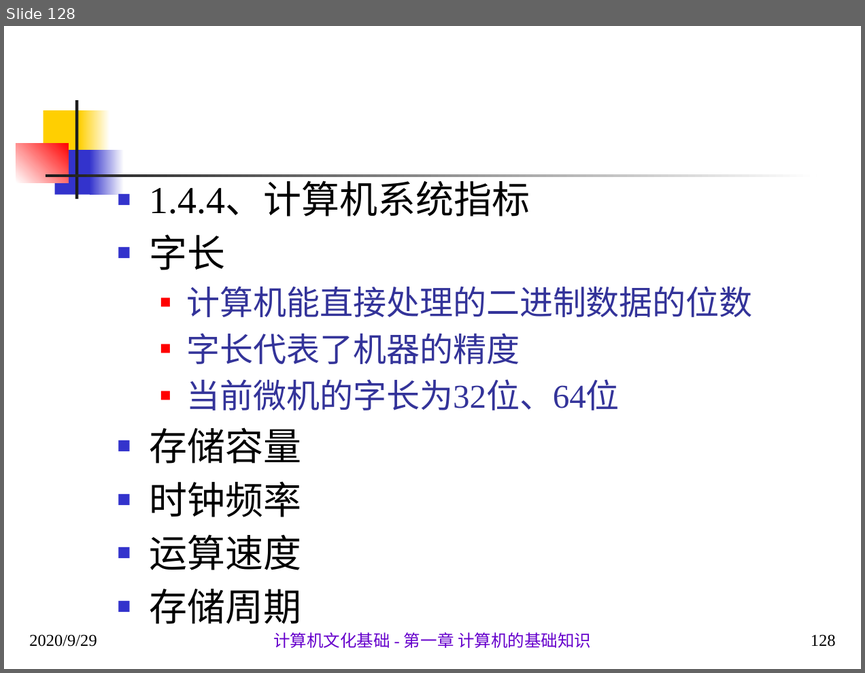
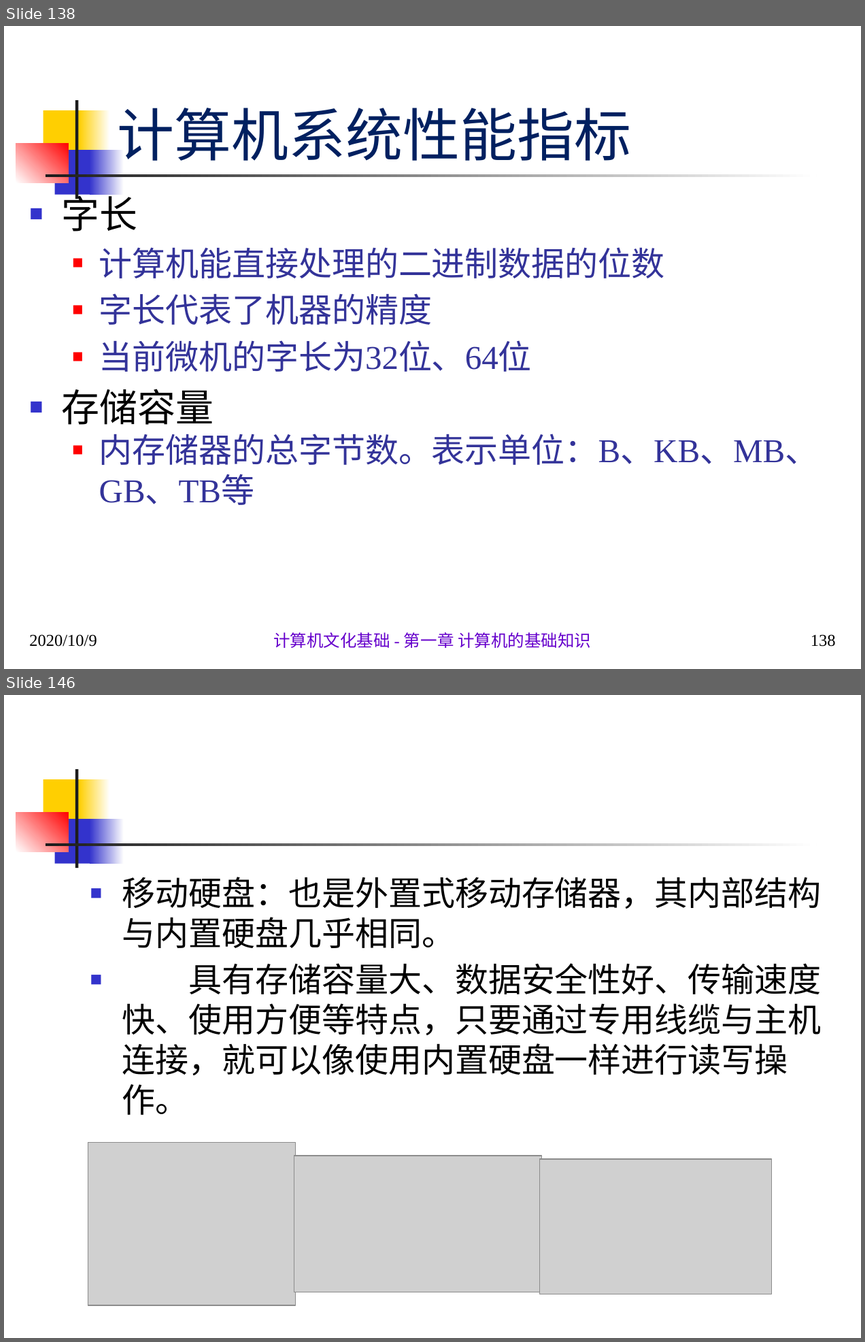
Before and after one commit to sans123wx/class, a slide deck: 计算机应用基础/第1章计算机基础/第1.1章 计算机概述 .pptx. Shown one above the other, each under a label of ours: slide 128 before the commit, slides 138 and 146 after it; the slides between them are not shown. The pictures are 865x673 and 865x1342 pixels, drawn with LibreOffice and Linux fonts; fonts in the diff are those of the drawing; grey boxes stand for pictures. Boxes give left, top, right and bottom in pixels: in the first picture for what was removed or moved away, otherwise in the second. Text is boxed around its words. In the diff, an @@ line names an element or a change of style, - is before the commit and + after.

```diff
--- a/计算机应用基础/第1章计算机基础/第1.1章 计算机概述 .pptx
+++ b/计算机应用基础/第1章计算机基础/第1.1章 计算机概述 .pptx
@@ slide 146 added at bbox=[4, 695, 861, 1338], background #FFFFFF; not listed: 7 template elements that a slide beside it also shows @@
@@ text added at bbox=[122, 877, 821, 1115], 28 pt, text #000000 @@
+■ 移动硬盘：也是外置式移动存储器，其内部结构与内置硬盘几乎相同。
+■ 具有存储容量大、数据安全性好、传输速度快、使用方便等特点，只要通过专用线缆与主机连接，就可以像使用内置硬盘一样进行读写操作。
@@ group added at bbox=[75, 1117, 785, 1327]: 3 pictures, 1 rectangle @@
@@ what was slide 128 is now slide 138 @@
@@ slide 138 changed as well @@
@@ title added at bbox=[117, 108, 631, 161], 48 pt, text #002060 @@
+计算机系统性能指标
@@ text "字长": place and size @@
-text "字长" at bbox=[150, 184, 753, 624]
+text "字长" at bbox=[62, 189, 819, 505]
@@ text at bbox=[150, 184, 530, 216]: paragraph removed @@
-■ 1.4.4、计算机系统指标
@@ text at bbox=[99, 433, 819, 505]: text changed; size 32 to 28 pt; text colour #000000 to #333399 @@
-■ 时钟频率
-■ 运算速度
-■ 存储周期
+  ■ 内存储器的总字节数。表示单位：B、KB、MB、GB、TB等
@@ text at bbox=[29, 634, 96, 646]: text changed @@
-2020/9/29
+2020/10/9
@@ page number at bbox=[810, 634, 836, 646]: text changed @@
-128
+138
```
Also in this commit, not shown: 87 other slides changed, 15 other slides added, 2 other files.
